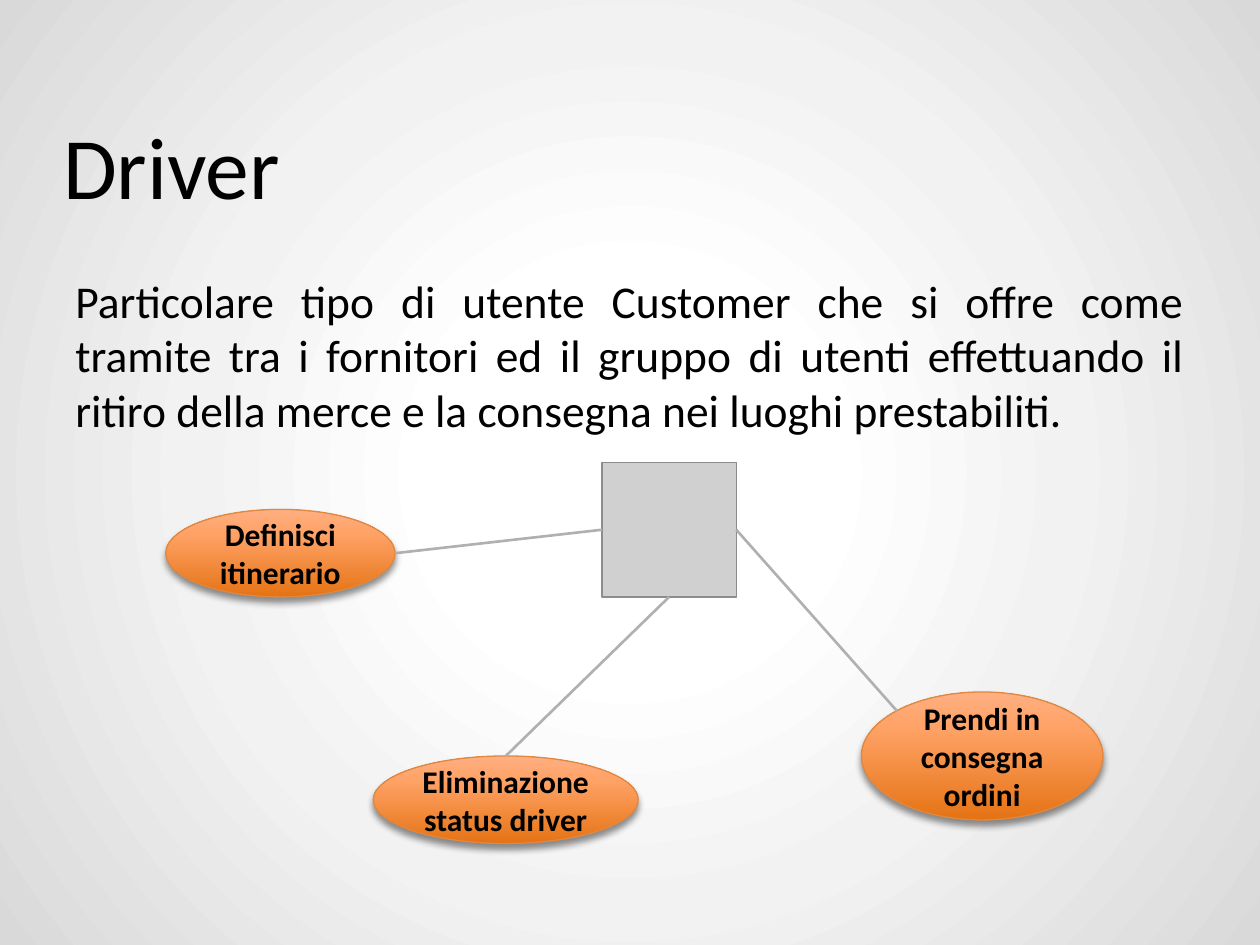
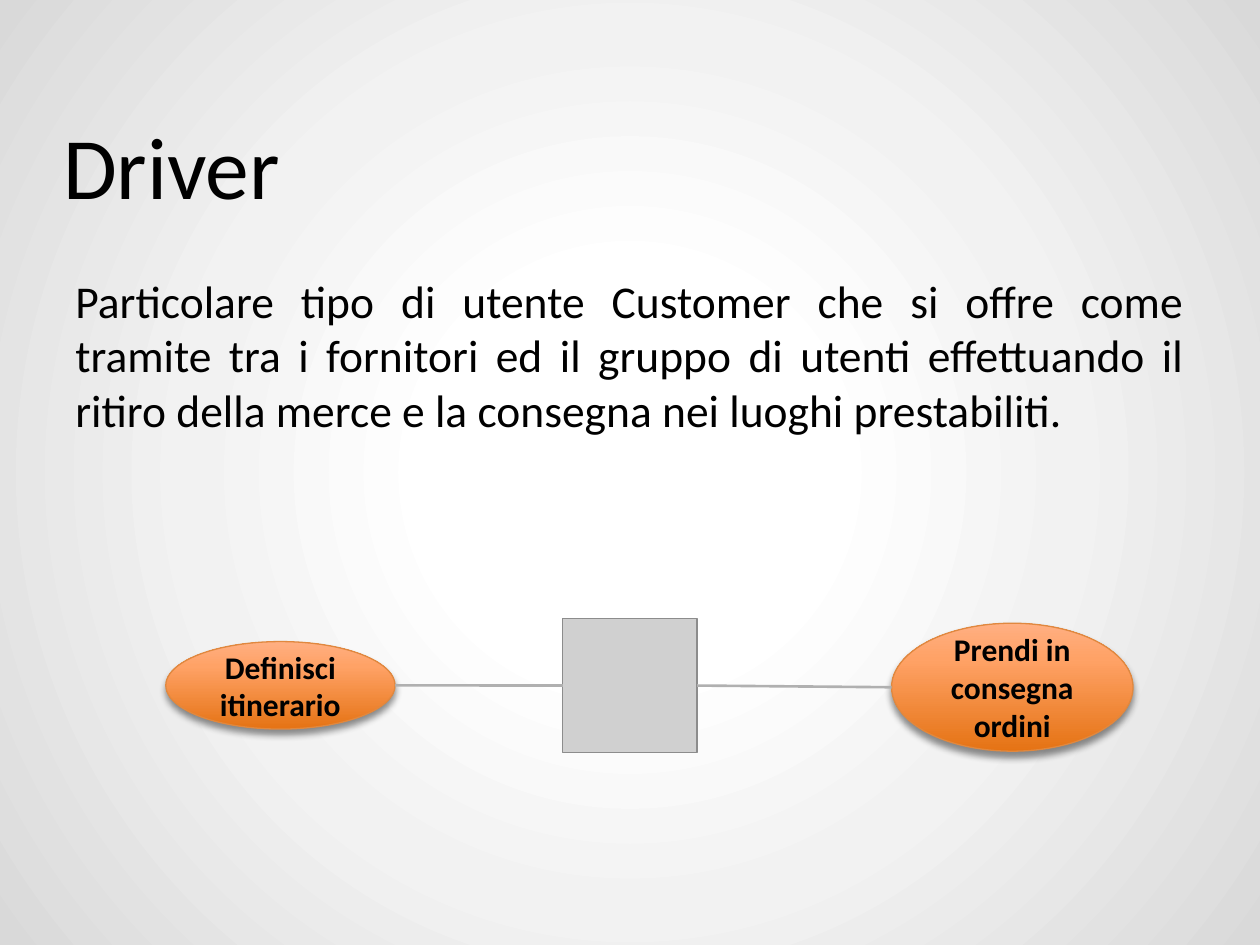
Before and after one commit to ZhangUranus/amicidelgas, a slide deck: slide 10 of SeamAmiciDelGas/risorse_gassose/presentazione_demo/SeamAmiciDelGas.pptx. Drawn at 1260x945 pixels with LibreOffice and Linux fonts; fonts in the diff are those of the drawing; grey boxes stand for pictures; background and template pictures are left out. Boxes give left, top, right and bottom in pixels: in the first picture for what was removed or moved away, otherwise in the second. Text is boxed around its words. In the diff, an @@ line names an element or a change of style, - is before the commit and + after.

```diff
--- a/SeamAmiciDelGas/risorse_gassose/presentazione_demo/SeamAmiciDelGas.pptx
+++ b/SeamAmiciDelGas/risorse_gassose/presentazione_demo/SeamAmiciDelGas.pptx
@@ line removed from (669, 597) to (505, 756) @@
@@ picture: place and size @@
-picture at box(602, 462, 737, 597)
+picture at box(563, 619, 698, 753)
@@ ellipse "Prendi in consegna ordini": place and size @@
-ellipse "Prendi in consegna ordini" at box(862, 692, 1104, 820)
+ellipse "Prendi in consegna ordini" at box(892, 624, 1134, 752)
@@ ellipse "Definisci itinerario": place and size @@
-ellipse "Definisci itinerario" at box(166, 509, 396, 596)
+ellipse "Definisci itinerario" at box(166, 641, 396, 728)
@@ line moved from (602, 529) - (396, 553) to (563, 685) - (396, 685) @@
@@ line moved from (736, 529) - (897, 711) to (697, 685) - (892, 687) @@
@@ ellipse removed at box(373, 756, 638, 843) @@
-Eliminazione status driver
```
Also in this commit, not shown: 16 other slides changed, 31 slides added, 2 slides removed.
